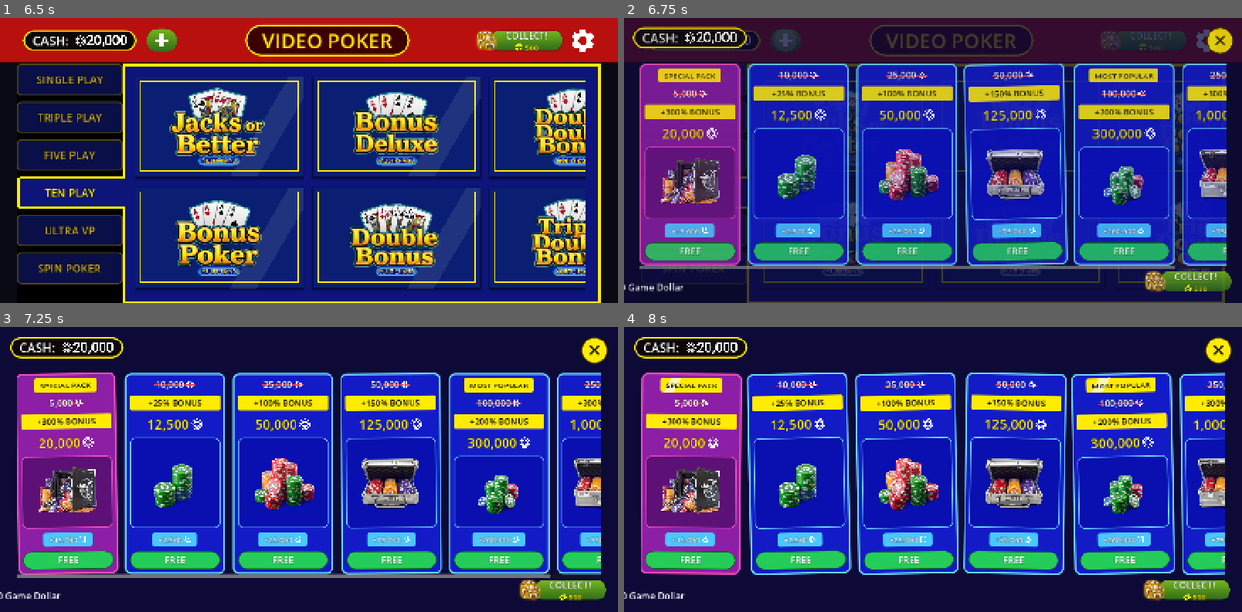
Above: before the commit, frames 1-4 (two rows, left to right).
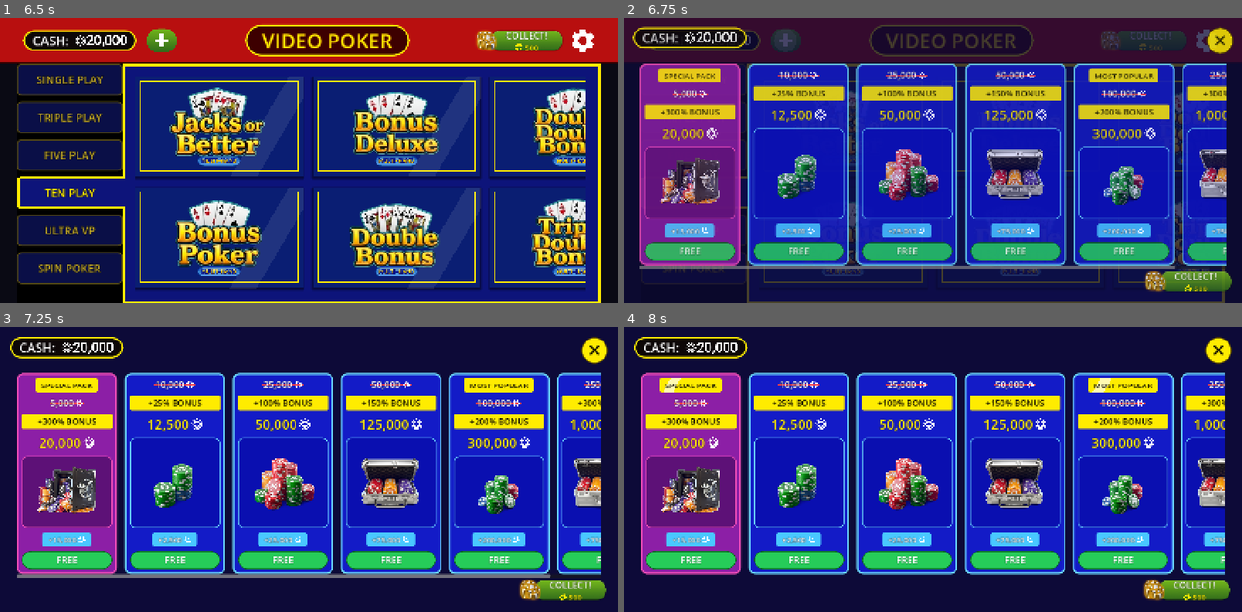
Above: after the commit, the same moments.

Repository: Vadosina-git/video-poker
Game: Godot game, scene res://scenes/main.tscn
Same seed, same stepped clock (60 frames per second), same inputs: the game is played once before the commit and once after it.
Inputs (mouse positions are in pixels of both pictures, inside the frame that each line leads up to):
- Up to frame 1 (6.5 s): click "SINGLE PLAY" at 0.5 s; click "SINGLE PLAY" at 1.25 s; click "TRIPLE PLAY" at 2 s; click "TRIPLE PLAY" at 2.75 s; click "FIVE PLAY" at 3.5 s; click "FIVE PLAY" at 4.25 s; click "TEN PLAY" at 5 s; click "TEN PLAY" at 5.75 s
- Up to frame 2 (6.75 s): click (784, 40) at 6.5 s
- Up to frame 3 (7.25 s): no input
- Up to frame 4 (8 s): click "ULTRA VP" at 7.25 s

Frame 1 is identical in both runs. In frame 2, 2.7% of the frame differs, in the area x 0-72%, y 15-96%; in frame 3, 4.5%; in frame 4, 14%, in the area x 0-98%, y 15-96%.

Commit message:
anim 4.1-5.4 review round: tuning + reverts + HELD card highlight
- 4.1 shop close bounce (30% faster), exit-confirm bounce (vertical slide
  only, dim fades independently), settings popup left static per review.
- 4.5 scrollbar fade — accepted as-is.
- 4.2 pack idle tilt — reverted.
- 4.3 purchase confetti — accepted as-is.
- 4.4 badge shine sweep — accepted as-is.
- 5.1 win celebration — vignette removed, kept confetti only (single-hand).
- 5.2 paytable row pulse — kept original params in single-hand; for
  multi-hand + Ultra VP replaced scale-pulse with yellow text blink on
  winning hand result overlays and paytable side badges. Ultra VP uses
  orange text when a multiplier is applied so players notice the boost.
- 5.3 card flip 3D tilt — reverted.
- 5.4 HELD card highlight: kept the badge pop + added +8px upward lift
  and a rounded golden border (corner radius 16, gap 4px, border 4px)
  hugging the card's visible rect.
- Shop translation: hid the exchange-rate label (configs/shop.json).

Co-Authored-By: Claude Opus 4.7 (1M context) <noreply@anthropic.com>

Diff:
--- a/configs/shop.json
+++ b/configs/shop.json
@@ -2,7 +2,7 @@
   "version": 2,
   "currency_icon": "chip",
   "images_path": "res://assets/shop/",
-  "exchange_rate": {"coins_per_dollar": 100, "show_label": true},
+  "exchange_rate": {"coins_per_dollar": 100, "show_label": false},
   "iap_items": [
     {
       "id": "pack_01",
--- a/data/translations.json
+++ b/data/translations.json
@@ -312,7 +312,7 @@
       "shop.badge.special_pack": "СПЕЦ. ПРЕДЛОЖЕНИЕ",
       "shop.badge.most_popular": "САМЫЙ ПОПУЛЯРНЫЙ",
       "shop.bonus_percent_fmt": "+%d%% БОНУС",
-      "shop.exchange_rate_fmt": " = $%.2f игровых",
+      "shop.exchange_rate_fmt": " = $%.2f игровой валюты",
       "shop.bonus_extra_fmt": "+%s"
     },
     "es": {
--- a/scripts/card_visual.gd
+++ b/scripts/card_visual.gd
@@ -48,6 +48,9 @@
 	_held_label = held_container
 	_held_position = "top"
 	resized.connect(_reposition_held)
+
+	# Golden border drawn around the card while held (anim 5.4 companion).
+	draw.connect(_draw_held_border)
 
 	# Background: held_rect.svg
 	var held_tex_rect := TextureRect.new()
@@ -140,6 +143,9 @@
 		tw.tween_property(_held_label, "scale", Vector2(1.25, 1.25), 0.09) \
 			.from(Vector2(0.6, 0.6)).set_ease(Tween.EASE_OUT).set_trans(Tween.TRANS_BACK)
 		tw.tween_property(_held_label, "scale", Vector2.ONE, 0.12).set_ease(Tween.EASE_OUT)
+	# Lift held cards upward + redraw golden border (anim 5.4 companion).
+	_animate_held_lift()
+	queue_redraw()
 
 	if card_data and face_up:
 		var path := _get_card_texture_path()
@@ -151,6 +157,56 @@
 		texture = _card_back_texture
 
 
+const HELD_LIFT_Y: float = -8.0
+
+
+## Animates a vertical offset of the card by HELD_LIFT_Y when held, back to 0
+## when released. Tracks offset via meta so we know whether a transition
+## happened and only animate the delta.
+func _animate_held_lift() -> void:
+	var target_offset: float = HELD_LIFT_Y if held else 0.0
+	var current_offset: float = get_meta("held_offset", 0.0)
+	if is_equal_approx(current_offset, target_offset):
+		return
+	var delta: float = target_offset - current_offset
+	set_meta("held_offset", target_offset)
+	var tw := create_tween()
+	tw.tween_property(self, "position:y", position.y + delta, 0.14) \
+		.set_ease(Tween.EASE_OUT).set_trans(Tween.TRANS_CUBIC)
+
+
+## Golden outline around the card while held. Called via the draw signal.
+## Computes the actual visible card rect (STRETCH_KEEP_ASPECT_CENTERED) so the
+## border hugs the card image, not the TextureRect's padded bounds, and uses
+## a StyleBoxFlat to get rounded corners matching the card sprite.
+func _draw_held_border() -> void:
+	if not held:
+		return
+	var tex := texture
+	if tex == null:
+		return
+	var tex_size: Vector2 = tex.get_size()
+	if tex_size.x <= 0.0 or tex_size.y <= 0.0:
+		return
+	var ratio: float = minf(size.x / tex_size.x, size.y / tex_size.y)
+	var vis_w: float = tex_size.x * ratio
+	var vis_h: float = tex_size.y * ratio
+	var vis_x: float = (size.x - vis_w) * 0.5
+	var vis_y: float = (size.y - vis_h) * 0.5
+	var gap: float = 4.0
+	var rect := Rect2(
+		Vector2(vis_x - gap, vis_y - gap),
+		Vector2(vis_w + gap * 2, vis_h + gap * 2),
+	)
+	var sb := StyleBoxFlat.new()
+	sb.bg_color = Color(0, 0, 0, 0)  # transparent fill — only the border shows
+	sb.border_color = Color("FFEC00")
+	sb.set_border_width_all(4)
+	# Absolute border corner radius in rendered px. Tune directly.
+	sb.set_corner_radius_all(16)
+	draw_style_box(sb, rect)
+
+
 var _flip_duration: float = 0.15
 
 func set_flip_duration(duration: float) -> void:
@@ -159,24 +215,18 @@
 func _play_flip_in() -> void:
 	if _flip_duration < 0.03:
 		scale.x = 1.0
-		rotation = 0.0
 		return
 	# Save the face texture, show back first, then animate flip
 	var face_tex: Texture2D = texture
 	texture = _card_back_texture
-	var tween := create_tween().set_parallel(true)
+	var tween := create_tween()
 	pivot_offset = size / 2
 	scale.x = 1.0
-	# Phase 1: shrink back side + tilt up (anim 5.3 extra 3D flavour)
 	tween.tween_property(self, "scale:x", 0.0, _flip_duration).set_ease(Tween.EASE_IN)
-	tween.tween_property(self, "rotation", deg_to_rad(-4), _flip_duration).from(0.0).set_ease(Tween.EASE_IN)
-	# Phase 2: swap to face texture at scale 0
-	tween.chain().tween_callback(func() -> void:
+	tween.tween_callback(func() -> void:
 		texture = face_tex
 	)
-	# Phase 3: expand face side + tilt back to neutral
 	tween.tween_property(self, "scale:x", 1.0, _flip_duration).set_ease(Tween.EASE_OUT)
-	tween.tween_property(self, "rotation", 0.0, _flip_duration).set_ease(Tween.EASE_OUT)
 
 
 func flip_to_back() -> void:
--- a/scripts/game.gd
+++ b/scripts/game.gd
@@ -836,40 +836,8 @@
 
 
 func _celebrate_win(payout: int) -> void:
-	# Golden vignette fading in + out around the screen edges.
-	var glow := ColorRect.new()
-	glow.set_anchors_preset(Control.PRESET_FULL_RECT)
-	glow.color = Color(1.0, 0.85, 0.1, 0.0)
-	glow.mouse_filter = Control.MOUSE_FILTER_IGNORE
-	glow.z_index = 900
-	# Simple radial vignette via a shader material
-	var shader := Shader.new()
-	shader.code = """
-shader_type canvas_item;
-uniform float intensity : hint_range(0.0, 1.0) = 0.0;
-uniform vec4 tint : source_color = vec4(1.0, 0.85, 0.1, 1.0);
-void fragment() {
-	vec2 uv = UV - vec2(0.5);
-	float d = length(uv) * 1.414;
-	float v = smoothstep(0.55, 1.0, d);
-	COLOR = vec4(tint.rgb, v * intensity);
-}
-"""
-	var mat := ShaderMaterial.new()
-	mat.shader = shader
-	mat.set_shader_parameter("intensity", 0.0)
-	glow.material = mat
-	add_child(glow)
-	var tw := create_tween()
-	tw.tween_method(func(v: float) -> void:
-		mat.set_shader_parameter("intensity", v)
-	, 0.0, 0.8, 0.35).set_ease(Tween.EASE_OUT)
-	tw.tween_method(func(v: float) -> void:
-		mat.set_shader_parameter("intensity", v)
-	, 0.8, 0.0, 0.6).set_ease(Tween.EASE_IN)
-	tw.tween_callback(glow.queue_free)
-
-	# Confetti: larger payouts get more pieces.
+	# Confetti burst only — vignette removed per user feedback.
+	# Pieces count scales mildly with the payout.
 	var pieces: int = clampi(12 + payout / 50, 14, 40)
 	var center: Vector2 = get_viewport_rect().size * 0.5
 	_spawn_win_confetti(center, pieces)
--- a/scripts/lobby_manager.gd
+++ b/scripts/lobby_manager.gd
@@ -1941,16 +1941,6 @@
 	card_style.content_margin_top = 12
 	card_style.content_margin_bottom = 12
 	card.add_theme_stylebox_override("panel", card_style)
-	# Idle tilt: tiny back-and-forth rotation with randomised phase per card
-	card.pivot_offset = card.custom_minimum_size * 0.5
-	card.resized.connect(func() -> void: card.pivot_offset = card.size * 0.5)
-	var tilt_phase: float = randf_range(0.0, 1.5)
-	var tilt := card.create_tween()
-	tilt.set_loops()
-	tilt.set_trans(Tween.TRANS_SINE).set_ease(Tween.EASE_IN_OUT)
-	tilt.tween_interval(tilt_phase)
-	tilt.tween_property(card, "rotation", deg_to_rad(1.2), 1.8).from(deg_to_rad(-1.2))
-	tilt.tween_property(card, "rotation", deg_to_rad(-1.2), 1.8)
 
 	var vb := VBoxContainer.new()
 	vb.add_theme_constant_override("separation", 10)
--- a/scripts/mini_hand_display.gd
+++ b/scripts/mini_hand_display.gd
@@ -111,6 +111,10 @@
 
 var _is_losing: bool = false
 
+
+func get_result_overlay() -> PanelContainer:
+	return _result_overlay
+
 func show_result(hand_name: String, multiplier: int, badge_color: Color = Color("FFEC00"), active_mult: int = 1) -> void:
 	hide_result()
 	if hand_name == "":
@@ -142,7 +146,10 @@
 		label.text = "%s\nX%d" % [hand_name, multiplier]
 	label.horizontal_alignment = HORIZONTAL_ALIGNMENT_CENTER
 	label.add_theme_font_size_override("font_size", 12)
-	label.add_theme_color_override("font_color", Color.WHITE)
+	# Orange tint when an Ultra VP multiplier is applied to this hand — grabs
+	# the player's attention to signal "this hand has a multiplier".
+	var base_color: Color = Color("FFA040") if active_mult > 1 else Color.WHITE
+	label.add_theme_color_override("font_color", base_color)
 	label.text_overrun_behavior = TextServer.OVERRUN_TRIM_ELLIPSIS
 	_result_overlay.add_child(label)
 
--- a/scripts/multi_hand_game.gd
+++ b/scripts/multi_hand_game.gd
@@ -1310,6 +1310,10 @@
 		# (bet=10 at MAX under Ultra VP already represents the doubled cost).
 		var total_bet: int = _manager.bet * _num_hands * SaveManager.denomination
 		BigWinOverlay.show_if_qualifies(self, total_payout, total_bet)
+		# anim 5.2 analogue for multi-hand: pulse paytable side badges for
+		# winning hands (non-Ultra), or pulse per-hand result overlays
+		# (Ultra VP — badges don't exist there).
+		_pulse_winning_badges(results)
 	else:
 		_last_win_amount = 0
 		_win_label.text = Translations.tr_key("game.win_label")
@@ -2794,7 +2798,9 @@
 		label.text = "%s\nX%d" % [hand_name, multiplier]
 	label.horizontal_alignment = HORIZONTAL_ALIGNMENT_CENTER
 	label.add_theme_font_size_override("font_size", 18)
-	label.add_theme_color_override("font_color", Color.WHITE)
+	# Orange tint when an Ultra VP multiplier is applied to this hand.
+	var base_color: Color = Color("FFA040") if active_mult > 1 else Color.WHITE
+	label.add_theme_color_override("font_color", base_color)
 	_primary_result_overlay.add_child(label)
 
 	# Start hidden so the overlay never shows at (0,0) before it's positioned.
@@ -3008,6 +3014,68 @@
 			_badge_labels[i].remove_theme_font_override("font")
 
 
+## Blink the Label text toward bright yellow for 3 cycles. Preserves and
+## restores the label's base font_color (white or orange for Ultra VP mult).
+func _blink_label_yellow(label: Label) -> void:
+	if not is_instance_valid(label):
+		return
+	var base_color: Color = label.get_theme_color("font_color")
+	var yellow := Color("FFEC00")
+	for cycle in 3:
+		var delay: float = float(cycle) * 0.39
+		var tw := label.create_tween()
+		tw.tween_interval(delay)
+		tw.tween_method(func(t: float) -> void:
+			if is_instance_valid(label):
+				label.add_theme_color_override("font_color", base_color.lerp(yellow, t))
+		, 0.0, 1.0, 0.19)
+		tw.tween_method(func(t: float) -> void:
+			if is_instance_valid(label):
+				label.add_theme_color_override("font_color", base_color.lerp(yellow, t))
+		, 1.0, 0.0, 0.21)
+
+
+## Extract the first Label child of a PanelContainer result overlay.
+func _panel_label(panel: Control) -> Label:
+	if not is_instance_valid(panel):
+		return null
+	for child in panel.get_children():
+		if child is Label:
+			return child
+	return null
+
+
+## Pulse winning indicators on a round — yellow-color blink on text only.
+## Always: primary + extra per-hand result overlays for winning hands.
+## Non-Ultra VP additionally: paytable-side badges matching winning hand keys.
+func _pulse_winning_badges(results: Array) -> void:
+	# Per-hand result overlays — same for multi-hand and Ultra VP.
+	if results.size() > 0 and int(results[0].get("payout", 0)) > 0:
+		_blink_label_yellow(_panel_label(_primary_result_overlay))
+	for i in _extra_displays.size():
+		var result_idx: int = i + 1  # results[0] is primary
+		if result_idx >= results.size():
+			break
+		if int(results[result_idx].get("payout", 0)) <= 0:
+			continue
+		var mini: MiniHandDisplay = _extra_displays[i]
+		if is_instance_valid(mini):
+			_blink_label_yellow(_panel_label(mini.get_result_overlay()))
+	# Paytable side badges — only in non-Ultra (Ultra VP has no side badges).
+	if _ultra_vp:
+		return
+	var winning_keys := {}
+	for r in results:
+		if int(r.get("payout", 0)) <= 0:
+			continue
+		var key: String = _variant.get_paytable_key(int(r.get("hand_rank", 0)))
+		if key != "":
+			winning_keys[key] = true
+	for i in _badge_hand_keys.size():
+		if _badge_hand_keys[i] in winning_keys:
+			_blink_label_yellow(_badge_labels[i])
+
+
 func _clear_paytable_badges() -> void:
 	if _left_badges:
 		_left_badges.queue_free()
